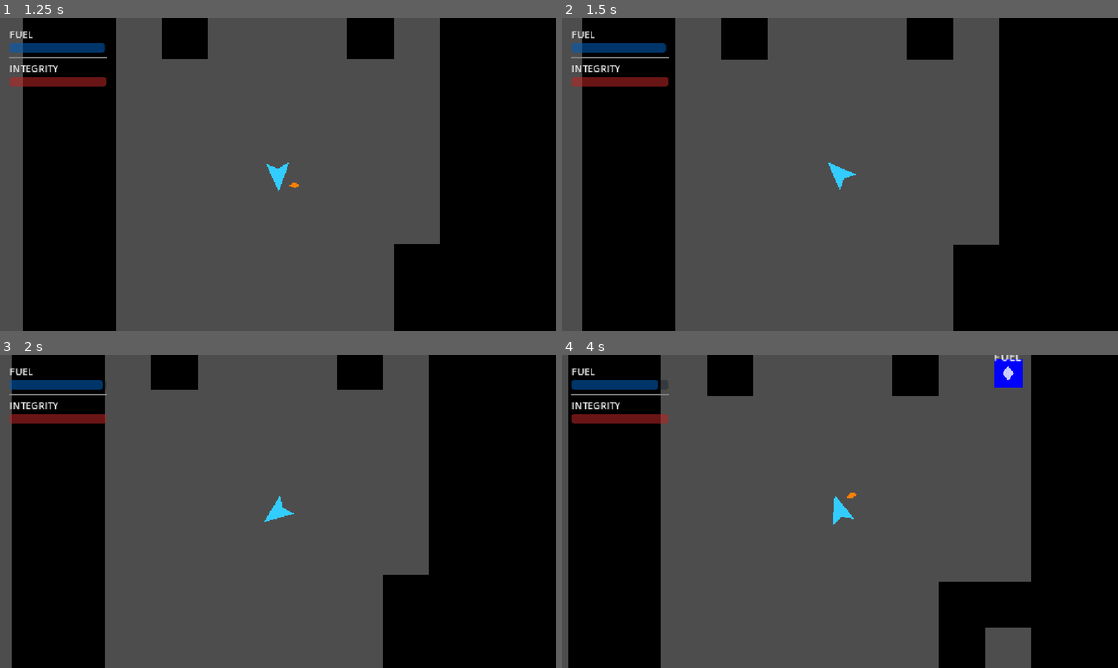
Above: before the commit, frames 1-4 (two rows, left to right).
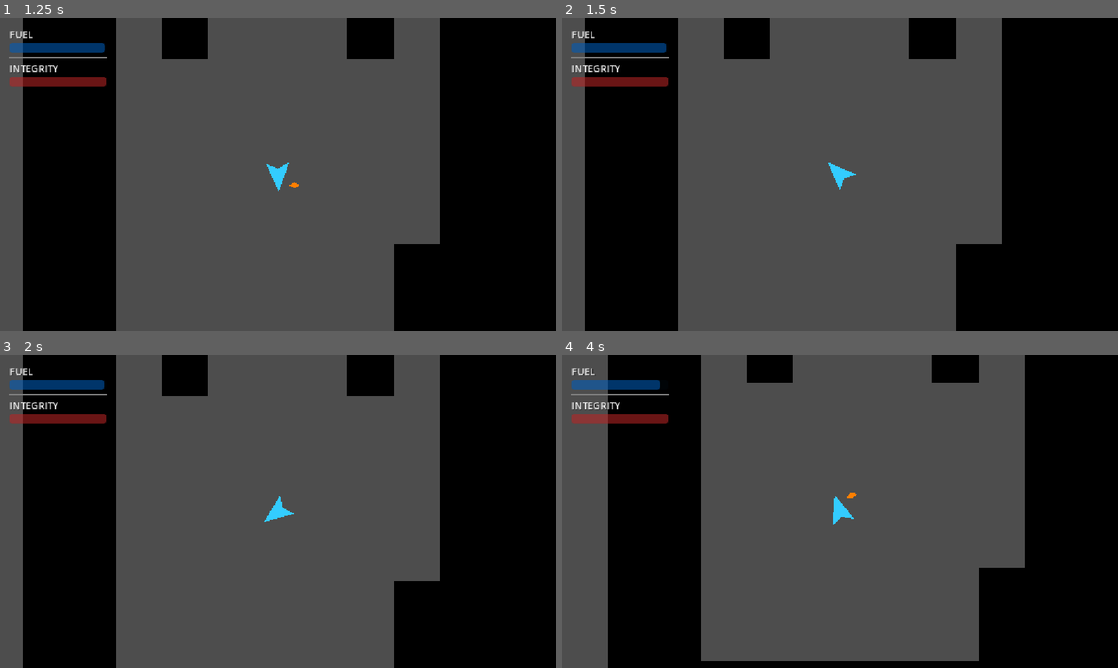
Above: after the commit, the same moments.

Repository: jenbeendy/raketka
Game: Godot game, scene res://scenes/game.tscn
Same seed, same stepped clock (60 frames per second), same inputs: the game is played once before the commit and once after it.
Inputs:
- Up to frame 1 (1.25 s): tap Enter at 0.5 s; hold Right (ui_right) from 0.53 s (still down)
- Up to frame 2 (1.5 s): release Right (ui_right) at 1.28 s; hold Down (ui_down) from 1.28 s (still down)
- Up to frame 3 (2 s): keep holding Down (ui_down)
- Up to frame 4 (4 s): tap Space at 2 s; release Down (ui_down) at 2.03 s; hold Right (ui_right) 2.03-2.78 s; hold Up (ui_up) 2.78-3.53 s; hold Left (ui_left) from 3.53 s (still down)

Frame 1 is identical in both runs. In frame 2, 1.8% of the frame differs, in the area x 3-80%, y 0-100%; in frame 3, 7.3%; in frame 4, 23%, in the area x 1-85%, y 0-100%.

Commit message:
Remove breaking

Diff:
--- a/scripts/Player.gd
+++ b/scripts/Player.gd
@@ -77,15 +77,7 @@
 			current_fuel -= fuel_consumption * delta
 			is_thrusting = true
 
-		# Slow Down / Reverse (Down arrow / S)
-		if Input.is_action_pressed("ui_down") or Input.is_physical_key_pressed(KEY_S):
-			var force_dir = Vector2.UP.rotated(rotation)
-			# Reverse force
-			apply_central_force(force_dir * -thrust_strength * 0.5)
-			current_fuel -= fuel_consumption * 0.5 * delta
-			# We don't have a specific visual for "braking" but we could reuse thrust sound
-			if thruster_sound and not thruster_sound.playing:
-				thruster_sound.play()
+
 
 		# Rotation
 		# Left Arrow / A -> Rotate Counter-Clockwise -> Fire Right Thruster
@@ -110,18 +102,9 @@
 		if thruster_sound and not thruster_sound.playing:
 			thruster_sound.play()
 	else:
-		# Need to check braking sound separately if we want it,
-		# but for now logic is simple: if any key pressed -> sound logic above needs update
-		# If braking was pressed, we might want sound too.
+		if thruster_sound:
+			thruster_sound.stop()
 
-		# Let's simple check inputs again for sound or use flags
-		var is_braking = Input.is_action_pressed("ui_down") or Input.is_physical_key_pressed(KEY_S)
-		if is_braking and current_fuel > 0:
-			if thruster_sound and not thruster_sound.playing:
-				thruster_sound.play()
-		else:
-			if thruster_sound:
-				thruster_sound.stop()
 
 
 
